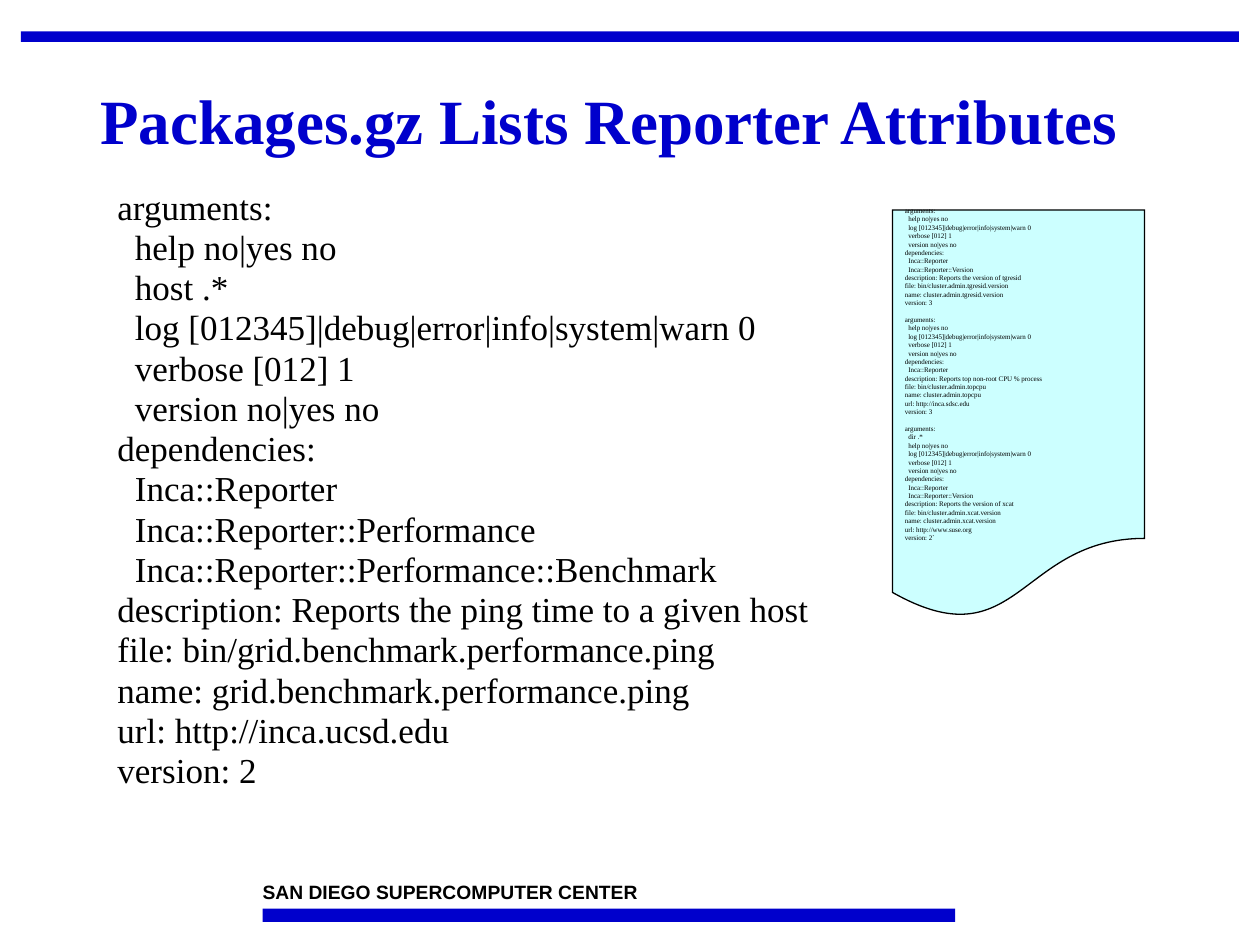
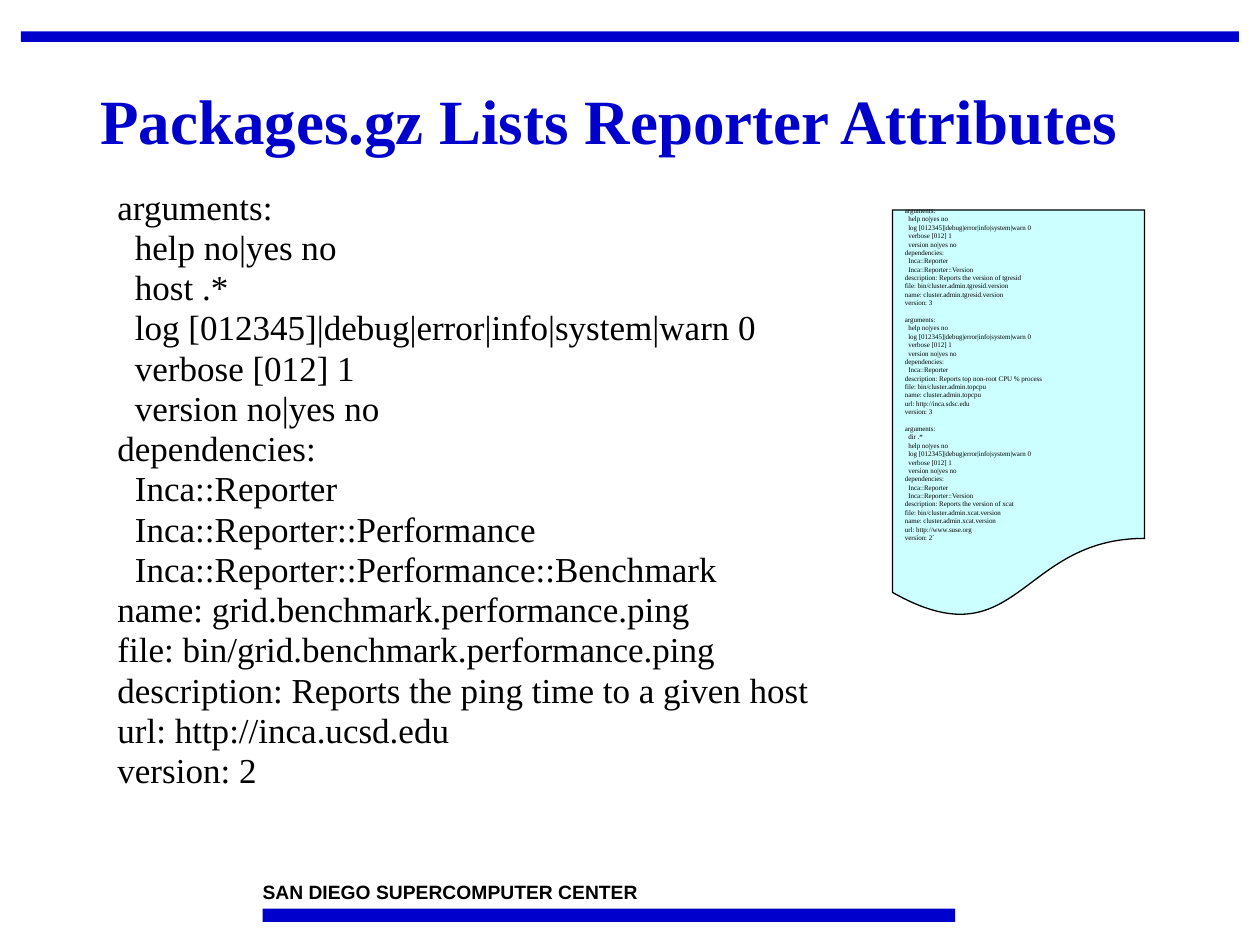
Before and after one commit to IncaProject/inca-xsede, a slide deck: slide 30 of talks/2008workshop/incaReporters.ppt. Drawn at 1260x945 pixels with LibreOffice and Linux fonts; fonts in the diff are those of the drawing; background and template pictures are left out. Boxes give left, top, right and bottom in pixels: in the first picture for what was removed or moved away, otherwise in the second. Text is boxed around its words. In the diff, an @@ line names an element or a change of style, - is before the commit and + after.

```diff
--- a/talks/2008workshop/incaReporters.ppt
+++ b/talks/2008workshop/incaReporters.ppt
@@ text at (x1=117, y1=597, x2=715, y2=670): paragraphs added @@
+name: grid.benchmark.performance.ping
+file: bin/grid.benchmark.performance.ping
@@ text at (x1=117, y1=637, x2=715, y2=710): paragraphs removed @@
-file: bin/grid.benchmark.performance.ping
-name: grid.benchmark.performance.ping
```
Also in this commit, not shown: 1 other slide changed, 1 slide added, 1 other file.
